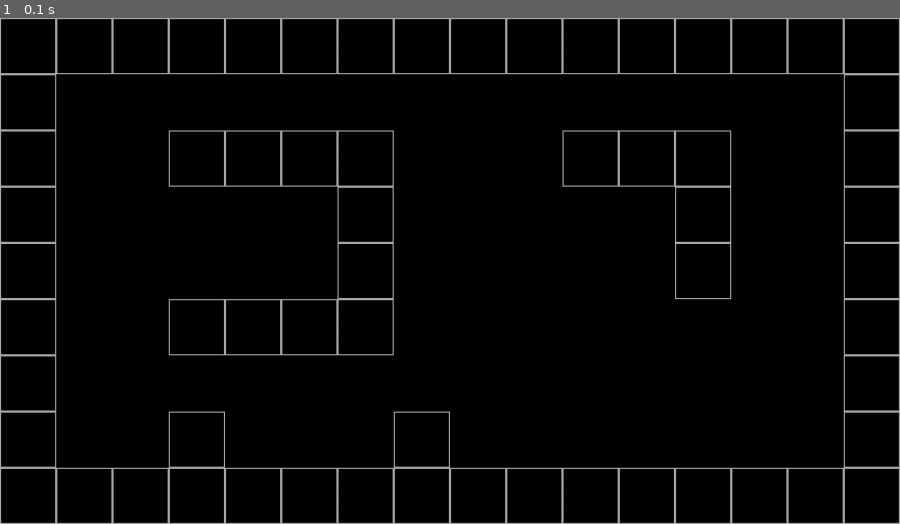
Above: before the commit, frame 1.
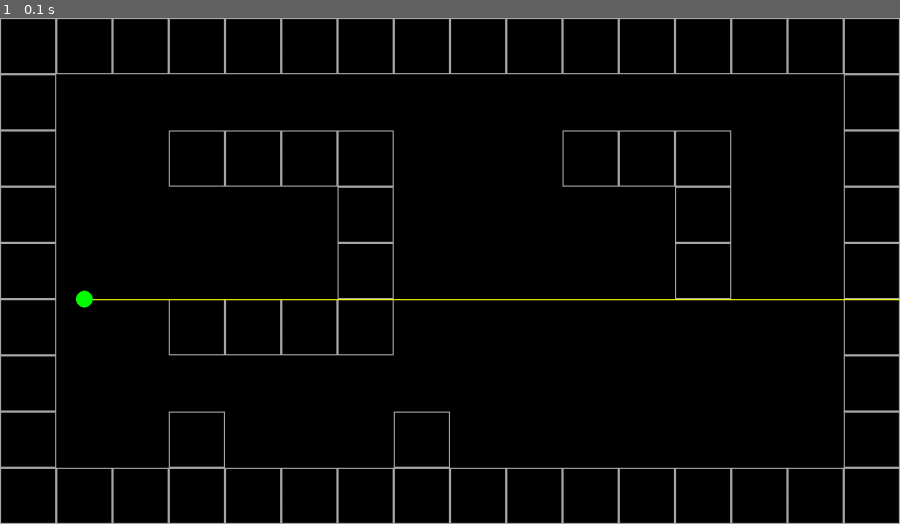
Above: after the commit, the same moment.

Repository: destroypdx70/py-game
Game: pygame game, started from main.py
Same seed, same stepped clock (60 frames per second), same inputs: the game is played once before the commit and once after it.
Inputs:
- Up to frame 1 (0.1 s): no input

The runs differ from the first frame. In frame 1, 0.4% of the frame differs, in the area x 8-100%, y 53-58%.

Commit message:
Modified of files and __pycache__ up

Diff:
--- a/main.py
+++ b/main.py
@@ -2,6 +2,7 @@
 import sys
 from map import *
 from settings import *
+from player import *
 
 
 class Game:
@@ -14,8 +15,10 @@
 
     def new_game(self):
         self.map = Map(self)
+        self.player = Player(self)
 
     def update(self):
+        self.player.update()
         pg.display.flip()
         self.delta_time = self.clock.tick(FPS)
         pg.display.set_caption(f"{self.clock.get_fps() :.1f}")
@@ -23,6 +26,7 @@
     def draw(self):
         self.screen.fill("black")
         self.map.draw()
+        self.player.draw()
 
     def check_events(self):
         for event in pg.event.get():
--- a/player.py
+++ b/player.py
@@ -34,11 +34,22 @@
         self.x += dx
         self.y += dy
 
+        self.check_wall_collision(dx, dy)
+
         if keys[pg.K_LEFT]:
             self.angle -= PLAYER_ROT_SPEED * self.game.delta_time
         if keys[pg.K_RIGHT]:
             self.angle += PLAYER_ROT_SPEED * self.game.delta_time
         self.angle %= math.tau
+
+    def check_wall(self, x, y):
+        return (x, y) not in self.game.map.world_map
+
+    def check_wall_collision(self, dx, dy):
+        if self.check_wall(int(self.x + dx), int(self.y)):
+            self.x += dx
+        if self.check_wall(int(self.x), int(self.y + dy)):
+            self.y += dy
 
     def draw(self):
         pg.draw.line(self.game.screen, "yellow", (self.x * 100, self.y * 100),
--- a/raycasting.py
+++ b/raycasting.py
@@ -0,0 +1,13 @@
+import pygame as pg
+import math
+from settings import *
+
+class RayCasting:
+    def __init__(self, game):
+        self.game = game
+
+    def ray_cast(self):
+        pass
+
+    def update(self):
+        self.ray_cast()
--- a/settings.py
+++ b/settings.py
@@ -1,3 +1,17 @@
+import math
+
 # game settings
 RES = WIDTH, HEIGHT = 1600, 900
-FPS = 60
+FPS = 0
+
+PLAYER_POS = 1.5, 5 # mini_map
+PLAYER_ANGLE = 0
+PLAYER_SPEED = 0.004
+PLAYER_ROT_SPEED = 0.002
+
+FOV = math.pi / 3
+HALF_FOV = FOV / 2
+NUM_RAYS = WIDTH // 2
+HALF_NUM_RAYS = NUM_RAYS // 2
+DELTA_ANGLE = FOV / NUM_RAYS
+MAX_DEPTH = 20
